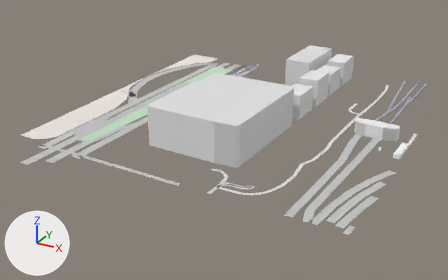
Two versions of the glTF model white-model-six-districts/chunks/120_81_high.glb, one commit apart.
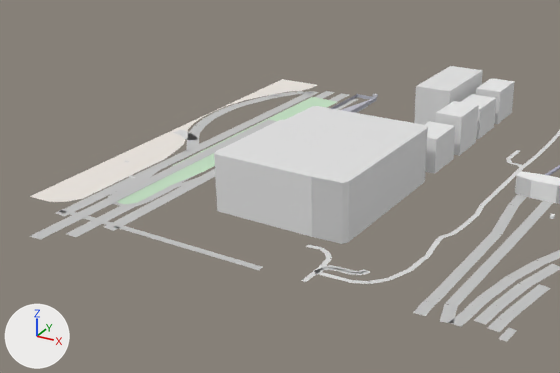
The first picture shows the older version from a 50 mm camera at (658.0, 9432.0, 337.0) aimed at (233.0, 10205.0, -50.0). The close-ups show the older and then the newer version on the part from 0% to 86% of the width and 0% to 92% of the height of that picture. Only the edits that show in the close-ups are written down. Arrows for +X, +Y and +Z are at lower left; the lights stay in place. Vertices at exactly the same position are counted once.
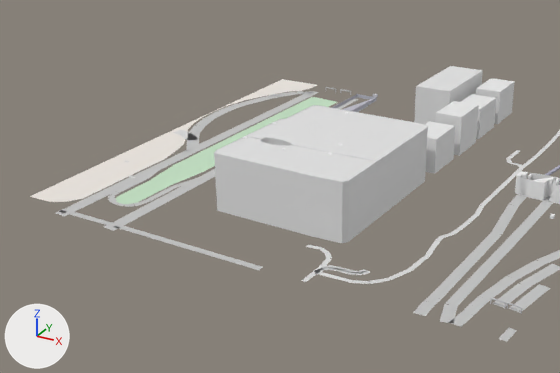
The change, as a diff of the scene's bpy script:
```diff
--- a/white-model-six-districts/chunks/120_81_high.glb.py
+++ b/white-model-six-districts/chunks/120_81_high.glb.py
@@ me_mesh_0 @@
 # used by ob_mesh_0; location = (0.0, 0.0, 0.0)
-me_mesh_0.from_pydata(...)  # 929 vertices, 718 faces; spans x 0.0..507.0, y 9948.0..10542.0, z -23.0..38.0
+me_mesh_0.from_pydata(...)  # 1299 vertices, 1205 faces; spans x 0.0..507.0, y 9992.0..10542.0, z -23.0..40.0
+# me_mesh_0 part 1: the loose piece of 4 vertices spanning x 92.0..116.0, y 9968.0..10362.0, z -19.0 is deleted
+# me_mesh_0 part 2: the loose piece of 4 vertices spanning x 68.0..93.0, y 9948.0..10362.0, z -19.0 is deleted
+# me_mesh_0 part 3: the loose piece of 4 vertices spanning x 482.0..495.0, y 10002.0..10021.0, z -22.0 is deleted
+# me_mesh_0 part 4: the loose piece of 4 vertices spanning x 470.0..482.0, y 10006.0..10022.0, z -22.0 is deleted
+# me_mesh_0 part 5: 12 vertices removed from x 180.0..329.0, y 10074.0..10255.0, z 38.0; 278 vertices added at x 180.0..461.0, y 10074.0..10278.0, z -21.0..39.0
+# me_mesh_0 part 6: 7 vertices removed from x 472.0..497.0, y 10020.0..10039.0, z -22.0; 7 vertices added at x 486.0..487.0, y 10038.0..10039.0, z -22.0..-17.0
+# me_mesh_0 part 7: 4 vertices removed from x 79.0..116.0, y 10362.0, z -19.0
+# other edits to the shape of me_mesh_0 do not show in these pictures
 me_mesh_0.materials.append(mat_material_0)
```

Where the change shows, as pixel boxes [x1, y1, x2, y2] in the close-ups (560 x 373 px; the box of a moved part takes in the faces that stretch with it):
part 1 of me_mesh_0, deleted: before [66, 176, 193, 237]
part 2 of me_mesh_0, deleted: before [30, 120, 277, 240]
part 3 of me_mesh_0, deleted: before [488, 318, 509, 332]
part 4 of me_mesh_0, deleted: before [474, 313, 494, 325]
part 5 of me_mesh_0, built on: before [214, 106, 428, 244]; after [214, 105, 559, 243]
part 6 of me_mesh_0, moved or reshaped (not visible afterwards): before [482, 284, 550, 322]
part 7 of me_mesh_0, deleted: before [315, 91, 349, 102]
